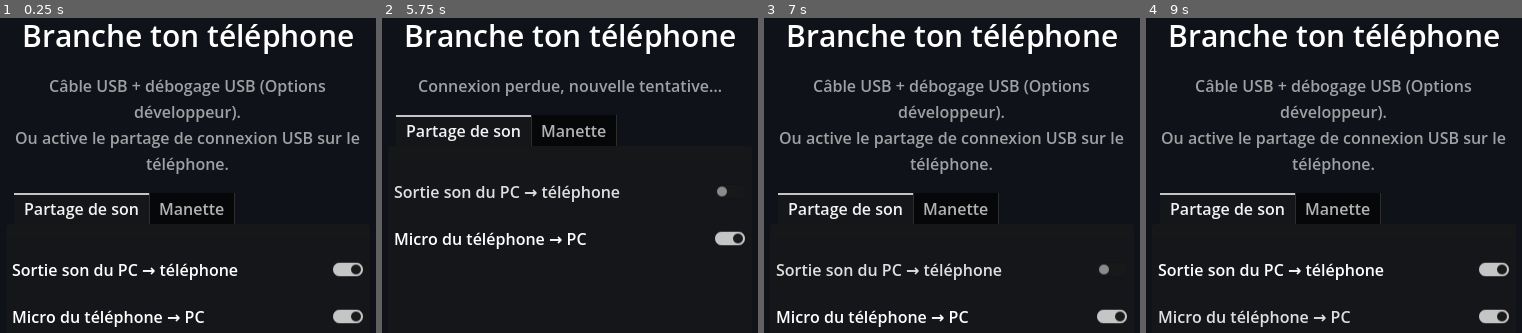
Above: before the commit, frames 1-4 (left to right).
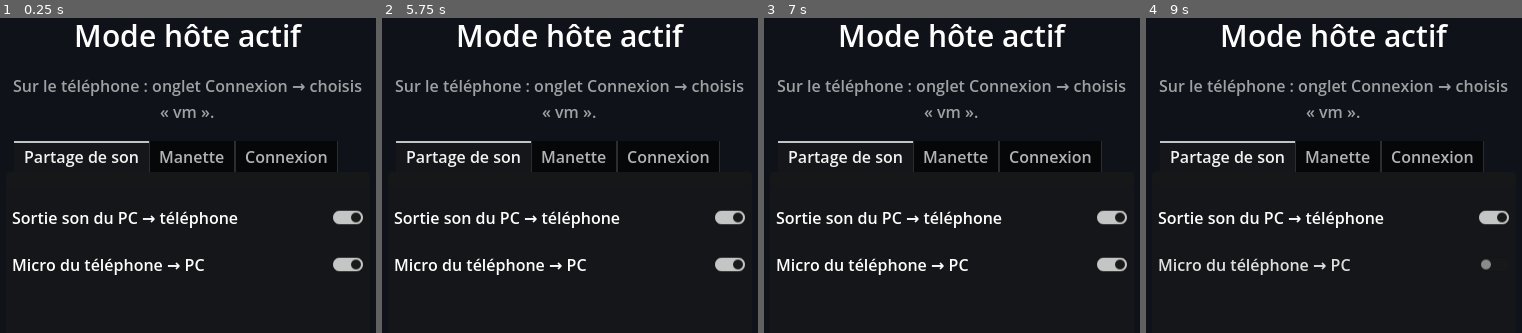
Above: after the commit, the same moments.

Repository: goodview-soft/usb-speaker
Game: Godot game, scene res://main.tscn
Two runs of this game, one before a commit and one after it. Both use one fixed random seed, a clock stepped at 60 frames per second and the inputs below.
Inputs (mouse positions are in pixels of both pictures, inside the frame that each line leads up to):
- Up to frame 1 (0.25 s): no input
- Up to frame 2 (5.75 s): click "Sortie son du PC → téléphone" at 0.5 s; click "Micro du téléphone → PC" at 1.25 s; click "Sortie son du PC → téléphone" at 2 s; click "Micro du téléphone → PC" at 2.75 s; click "Sortie son du PC → téléphone" at 3.5 s; click "Micro du téléphone → PC" at 4.25 s; tap Enter at 5 s; move the mouse to (664, 219) at 5.02 s; click (664, 219) at 5.17 s
- Up to frame 3 (7 s): click "Sortie son du PC → téléphone" at 5.75 s; tap Space at 6.5 s; drag from (869, 273) to (outside the picture) at 6.52 s
- Up to frame 4 (9 s): tap Enter at 7.25, 8.75 s; move the mouse to (1375, 131) at 7.27 s; click (1375, 131) at 7.42 s; tap Space at 8 s; drag from (outside the picture) to (1206, 169) at 8.02 s; move the mouse to (1461, 323) at 8.77 s; click (1461, 323) at 8.92 s

The runs differ from the first frame. In frame 1, 15% of the frame differs, in the area x 3-97%, y 1-99%; in frame 2, 13%; in frame 3, 15%; in frame 4, 15%.

Commit message:
Connexion (Wi-Fi/USB, latence), manette UDP, mode hôte, capteurs d'inclinaison, v1.8.1
Co-Authored-By: Claude Sonnet 5.5 <noreply@anthropic.com>

Diff:
--- a/main.gd
+++ b/main.gd
@@ -6,14 +6,18 @@
 const PORT := 5005
 const RATE := 48000
 const PKG := "fr.goodview.usbspeaker"
-const VERSION := 8  # versionCode de l'APK
-const APP_VERSION := "1.6.0"
+const VERSION := 11  # versionCode de l'APK
+const APP_VERSION := "1.8.1"
 const REPO := "goodview-soft/usb-speaker"
 const T_AUDIO := 1  # PC -> téléphone : PCM s16 stéréo 48 kHz
 const T_MIC := 2  # téléphone -> PC : PCM s16 mono
 const T_HELLO := 3  # téléphone -> PC : u32 fréquence du micro (= connexion acceptée)
 const T_CTRL := 5  # téléphone -> PC : [son du PC voulu, micro envoyé]
 const T_DRIVE := 6  # téléphone -> PC : 4×s16 sticks (LX LY RX RY), u8 LT, u8 RT, u16 boutons
+const BEACON_PORT := PORT + 4  # annonce des PC hôtes (UDP)
+const HOST_PORT := PORT + 5  # connexion téléphone -> PC hôte (TCP)
+const T_PING := 7  # aller-retour (latence) : u32 ms
+const T_PONG := 8
 const T_NAME := 4  # PC -> téléphone : nom du PC (utf8)
 const SINK := "usbspk_out"
 const MIC_SINK := "usbspk_mic_sink"
@@ -89,6 +93,33 @@
 var pad_last := ""
 var drive_t := 0
 var drive_v := [0, 0, 0, 0, 0, 0, 0]
+var link_lbl: Label
+var ip_lbl: Label
+var rtt_lbl: Label
+var net_hint: Label
+var link_opt: OptionButton
+var link_mode := 0  # 0 auto, 1 réseau Wi-Fi, 2 câble USB
+var cur_host := ""
+var rtt_ms := -1
+var ping_sent := 0
+var net_t := 0.0
+var udp_pad := PacketPeerUDP.new()
+var pad_rx := PacketPeerUDP.new()
+var seq_tx := 0
+var seq_rx := -1
+var last_pad_key := ""
+var last_pad_t := 0
+var host_on := true
+var host_srv: TCPServer
+var host_udp := PacketPeerUDP.new()
+var host_t := 0
+var host_check: CheckButton
+var host_rx := PacketPeerUDP.new()
+var hosts := {}
+var host_box: VBoxContainer
+var host_sig := ""
+var out_peer: StreamPeerTCP
+var out_t := 0
 var drive_check: CheckButton
 var sound_check: CheckButton
 var phone_sound := true
@@ -119,6 +150,11 @@
 func _notification(what: int) -> void:
 	if what == NOTIFICATION_WM_CLOSE_REQUEST and not is_phone:
 		_pc_shutdown()
+	elif is_phone and pad_ui != null and (what == NOTIFICATION_APPLICATION_FOCUS_OUT or what == NOTIFICATION_WM_WINDOW_FOCUS_OUT):
+		touches.clear()
+		owned.clear()
+		lstick.release()
+		rstick.release()
 
 
 func _exit_tree() -> void:
@@ -245,6 +281,7 @@
 		mic_check.button_pressed = true
 		p1.add_child(mic_check)
 	_build_drive_tab()
+	_build_net_tab()
 
 
 ## Zone tactile de la manette, placée par fractions de l'écran (centre cx, cy ; taille w, h).
@@ -317,6 +354,152 @@
 		drive_check.text = "Manette virtuelle active"
 		drive_check.button_pressed = true
 		p.add_child(drive_check)
+
+
+func _build_net_tab() -> void:
+	var p := VBoxContainer.new()
+	p.name = "Connexion"
+	p.add_theme_constant_override("separation", 12)
+	tabs.add_child(p)
+	link_lbl = Label.new()
+	link_lbl.add_theme_font_size_override("font_size", 22)
+	link_lbl.autowrap_mode = TextServer.AUTOWRAP_WORD_SMART
+	p.add_child(link_lbl)
+	ip_lbl = Label.new()
+	ip_lbl.autowrap_mode = TextServer.AUTOWRAP_WORD_SMART
+	p.add_child(ip_lbl)
+	rtt_lbl = Label.new()
+	p.add_child(rtt_lbl)
+	net_hint = Label.new()
+	net_hint.modulate = Color(1, 1, 1, 0.6)
+	net_hint.autowrap_mode = TextServer.AUTOWRAP_WORD_SMART
+	p.add_child(net_hint)
+	if is_phone:
+		var hl := Label.new()
+		hl.text = "Ordinateurs disponibles"
+		p.add_child(hl)
+		host_box = VBoxContainer.new()
+		host_box.add_theme_constant_override("separation", 8)
+		p.add_child(host_box)
+	else:
+		host_check = CheckButton.new()
+		host_check.text = "Mode hôte : le téléphone choisit ce PC"
+		var cf := ConfigFile.new()
+		host_check.button_pressed = not (cf.load("user://pref.cfg") == OK and not bool(cf.get_value("pc", "host", true)))
+		host_check.toggled.connect(_set_host)
+		p.add_child(host_check)
+	if not is_phone:
+		var l := Label.new()
+		l.text = "Mode de liaison"
+		p.add_child(l)
+		link_opt = OptionButton.new()
+		for t in ["Auto", "Réseau Wi-Fi", "Câble USB"]:
+			link_opt.add_item(t)
+		link_opt.item_selected.connect(func(i):
+			link_mode = i
+			_reconnect())
+		p.add_child(link_opt)
+	var rb := Button.new()
+	rb.text = "Reconnecter"
+	rb.custom_minimum_size = Vector2(0, 52)
+	rb.pressed.connect(_reconnect)
+	p.add_child(rb)
+
+
+func _bcast_addrs() -> PackedStringArray:
+	var out: PackedStringArray = ["255.255.255.255"]
+	for a in IP.get_local_addresses():
+		if a.contains(".") and not a.begins_with("127.") and not a.begins_with("169.254"):
+			out.append(a.substr(0, a.rfind(".")) + ".255")
+	return out
+
+
+## PC : active/désactive le mode hôte (le PC s'annonce, le téléphone se connecte).
+func _set_host(on: bool) -> void:
+	host_on = on
+	if on and host_srv == null:
+		host_srv = TCPServer.new()
+		host_srv.listen(HOST_PORT)
+		host_udp.set_broadcast_enabled(true)
+	elif not on and host_srv != null:
+		host_srv.stop()
+		host_srv = null
+	var cf := ConfigFile.new()
+	cf.load("user://pref.cfg")
+	cf.set_value("pc", "host", on)
+	cf.save("user://pref.cfg")
+	_reconnect()
+
+
+func _host_tick() -> void:
+	if host_srv == null:
+		return
+	if host_srv.is_connection_available():
+		var np := host_srv.take_connection()
+		if peer != null:
+			_pc_unlink()
+		peer = np
+		peer.set_no_delay(true)
+		rxbuf.clear()
+		wait_t = 0.0
+		name_sent = false
+		cur_host = peer.get_connected_host()
+	var now := Time.get_ticks_msec()
+	if now - host_t > 1000:
+		host_t = now
+		var msg := ("USBSPKHOST|%s" % _pc_name()).to_utf8_buffer()
+		for d in _bcast_addrs():
+			host_udp.set_dest_address(d, BEACON_PORT)
+			host_udp.put_packet(msg)
+
+
+func _reconnect() -> void:
+	if peer != null:
+		peer.disconnect_from_host()
+		if is_phone:
+			peer = null
+			linked = false
+			_set_status("En attente du PC", "Reconnexion…\n" + _my_ips())
+
+
+func _kind(host: String) -> String:
+	if host == "127.0.0.1":
+		return "Câble USB (adb)"
+	if host.begins_with("192.168.42."):
+		return "Câble USB (partage de connexion)"
+	return "Réseau Wi-Fi / local"
+
+
+func _net_tick(delta: float) -> void:
+	net_t -= delta
+	if net_t > 0.0:
+		return
+	net_t = 0.5
+	var connected := peer != null and linked
+	var now := Time.get_ticks_msec()
+	if connected and now - ping_sent > 1000:
+		ping_sent = now
+		var b := PackedByteArray()
+		b.resize(4)
+		b.encode_u32(0, now & 0x7fffffff)
+		_send(T_PING, b)
+	if not connected:
+		rtt_ms = -1
+		link_lbl.text = "Non connecté"
+		ip_lbl.text = _my_ips() if is_phone else ""
+		rtt_lbl.text = ""
+		net_hint.text = "Ouvre USB Speaker sur le PC et le téléphone (même Wi-Fi, ou câble USB)."
+		return
+	var host := peer.get_connected_host() if is_phone else cur_host
+	link_lbl.text = "Liaison : " + _kind(host)
+	ip_lbl.text = ("PC : " if is_phone else "Téléphone : ") + host
+	rtt_lbl.text = "Latence : %d ms" % rtt_ms if rtt_ms >= 0 else "Latence : …"
+	if rtt_ms > 60:
+		net_hint.text = "Liaison lente : rapproche-toi de la box, passe en Wi-Fi 5 GHz ou utilise le câble USB."
+	elif rtt_ms >= 0:
+		net_hint.text = "Liaison correcte."
+	else:
+		net_hint.text = ""
 
 
 func _build_pad_ui() -> void:
@@ -434,6 +617,12 @@
 
 
 func _on_frame(t: int, pl: PackedByteArray) -> void:
+	if t == T_PING:
+		_send(T_PONG, pl)
+		return
+	if t == T_PONG and pl.size() >= 4:
+		rtt_ms = clampi((Time.get_ticks_msec() & 0x7fffffff) - pl.decode_u32(0), 0, 9999)
+		return
 	if is_phone and t == T_AUDIO:
 		_phone_audio(pl)
 	elif not is_phone and t == T_MIC:
@@ -444,11 +633,7 @@
 			p = maxi(p, absi(pl.decode_s16(i)))
 		peak = maxf(peak, p / 32768.0)
 	elif not is_phone and t == T_DRIVE and pl.size() >= 12:
-		drive_v = [pl.decode_s16(0), pl.decode_s16(2), pl.decode_s16(4), pl.decode_s16(6), pl[8], pl[9], pl.decode_u16(10)]
-		drive_t = Time.get_ticks_msec()
-		wheel.steer = drive_v[0] / 32767.0
-		if drive_check.button_pressed:
-			_pad_start()
+		_apply_drive(pl)
 	elif not is_phone and t == T_CTRL and pl.size() >= 2:
 		phone_sound = pl[0] == 1
 		phone_mic = pl[1] == 1
@@ -466,7 +651,9 @@
 		_phone_process()
 	else:
 		_pc_process(delta)
+		_pad_rx()
 		_pad_tick()
+	_net_tick(delta)
 
 
 # ------------------------------------------------------------------ Téléphone
@@ -502,12 +689,15 @@
 		last_pc = str(cf.get_value("pc", "last", ""))
 	server = TCPServer.new()
 	server.listen(PORT)
+	host_rx.bind(BEACON_PORT)
 	beacon.set_broadcast_enabled(true)
 	beacon.set_dest_address("255.255.255.255", PORT + 1)
 	_set_status("En attente du PC", "Lance USB Speaker sur le PC (même réseau Wi-Fi, ou câble USB).\n" + _my_ips())
 
 
 func _phone_process() -> void:
+	_hosts_tick()
+	_out_tick()
 	while server.is_connection_available():
 		var sp := server.take_connection()
 		sp.set_no_delay(true)
@@ -540,6 +730,59 @@
 
 
 ## Connexions entrantes pas encore acceptées : on lit le nom du PC, puis l'utilisateur choisit.
+func _hosts_tick() -> void:
+	var now := Time.get_ticks_msec()
+	while host_rx.get_available_packet_count() > 0:
+		var t := host_rx.get_packet().get_string_from_utf8().split("|")
+		if t.size() >= 2 and t[0] == "USBSPKHOST":
+			hosts[host_rx.get_packet_ip()] = {"name": t[1], "t": now}
+	for ip in hosts.keys():
+		if now - int(hosts[ip]["t"]) > 4000:
+			hosts.erase(ip)
+	var cur := peer.get_connected_host() if peer != null else ""
+	var sig := cur + "|"
+	for ip in hosts:
+		sig += ip + hosts[ip]["name"] + "|"
+	if sig == host_sig:
+		return
+	host_sig = sig
+	for c in host_box.get_children():
+		c.queue_free()
+	if hosts.is_empty():
+		var l := Label.new()
+		l.text = "Aucun PC trouvé. Sur le PC : Connexion → Mode hôte."
+		l.modulate = Color(1, 1, 1, 0.6)
+		l.autowrap_mode = TextServer.AUTOWRAP_WORD_SMART
+		host_box.add_child(l)
+	for ip in hosts:
+		var b := Button.new()
+		b.custom_minimum_size = Vector2(0, 56)
+		b.text = ("✔ " if ip == cur else "") + "%s  (%s)" % [hosts[ip]["name"], ip]
+		b.pressed.connect(_connect_host.bind(ip))
+		host_box.add_child(b)
+
+
+func _connect_host(ip: String) -> void:
+	out_peer = StreamPeerTCP.new()
+	out_peer.connect_to_host(ip, HOST_PORT)
+	out_t = Time.get_ticks_msec()
+	_set_status("Connexion…", ip)
+
+
+func _out_tick() -> void:
+	if out_peer == null:
+		return
+	out_peer.poll()
+	var st := out_peer.get_status()
+	if st == StreamPeerTCP.STATUS_CONNECTED:
+		out_peer.set_no_delay(true)
+		pending.append({"peer": out_peer, "buf": PackedByteArray(), "name": "", "t": Time.get_ticks_msec(), "auto": true})
+		out_peer = null
+	elif st != StreamPeerTCP.STATUS_CONNECTING or Time.get_ticks_msec() - out_t > 3000:
+		out_peer = null
+		_set_status("Connexion impossible", "Vérifie que le mode hôte est actif sur le PC.\n" + _my_ips())
+
+
 func _pending_poll() -> void:
 	var sig := ""
 	for p in pending.duplicate():
@@ -562,7 +805,7 @@
 		if p["name"] == "" and Time.get_ticks_msec() - int(p["t"]) > 2000:
 			p["name"] = "PC"
 		if p["name"] != "":
-			if peer == null and p["name"] == last_pc:
+			if p.get("auto", false) or (peer == null and p["name"] == last_pc):
 				_accept(p)
 				continue
 			sig += "%s|" % p["name"]
@@ -590,6 +833,7 @@
 	peer = p["peer"]
 	rxbuf = p["buf"]
 	last_pc = p["name"]
+	seq_tx = 0
 	var cf := ConfigFile.new()
 	cf.set_value("pc", "last", last_pc)
 	cf.save("user://pref.cfg")
@@ -640,12 +884,14 @@
 func _pc_init() -> void:
 	DisplayServer.window_set_title("USB Speaker")
 	_pc_cleanup_leftovers()
+	_set_host(host_check.button_pressed)
 	for c in [OS.get_environment("USBSPK_ADB"), OS.get_executable_path().get_base_dir() + "/adb",
 			OS.get_environment("HOME") + "/.local/opt/android-sdk/platform-tools/adb"]:
 		if c != "" and FileAccess.file_exists(c):
 			adb_bin = c
 			break
 	lan.bind(PORT + 1)
+	pad_rx.bind(PORT + 3)
 	_set_status("Branche ton téléphone", "Câble USB + débogage USB activé.")
 	th_adb = Thread.new()
 	th_adb.start(_adb_loop)
@@ -717,6 +963,7 @@
 
 
 func _pc_process(delta: float) -> void:
+	_host_tick()
 	if peer != null:
 		if not _read():
 			_pc_unlink()
@@ -729,6 +976,9 @@
 		elif name_sent:
 			_set_status("Téléphone trouvé", "Accepte la connexion sur le téléphone (« Connecter %s »)." % _pc_name())
 		return
+	if host_srv != null:
+		_set_status("Mode hôte actif", "Sur le téléphone : onglet Connexion → choisis « %s »." % _pc_name())
+		return
 	mtx.lock()
 	var st := adb_state
 	var msg := adb_msg
@@ -739,16 +989,20 @@
 			lan_t = Time.get_ticks_msec()
 	if lan_ip != "" and Time.get_ticks_msec() - lan_t > 4000:
 		lan_ip = ""
-	var host := "127.0.0.1"
-	if lan_ip != "":
+	var host := ""
+	if lan_ip != "" and link_mode != 2:
 		host = lan_ip
 		_set_status("Téléphone trouvé…", "Connexion à " + lan_ip)
+	elif link_mode == 1:
+		_set_status("Cherche le téléphone sur le réseau…", "Ouvre USB Speaker sur le téléphone (même Wi-Fi).")
+		return
 	elif st != "ready":
 		_set_status("Branche ton téléphone", msg + "\nOu active le partage de connexion USB sur le téléphone.")
 		var c := _candidates()
 		host = c[cand_i % c.size()]
 		cand_i += 1
 	else:
+		host = "127.0.0.1"
 		_set_status("Téléphone détecté…", "Démarrage de l'app sur le téléphone.")
 	try_t -= delta
 	if try_t <= 0.0:
@@ -757,6 +1011,7 @@
 		rxbuf.clear()
 		wait_t = 0.0
 		name_sent = false
+		cur_host = host
 		peer.connect_to_host(host, PORT)
 
 
@@ -798,6 +1053,7 @@
 	if linked:
 		return
 	linked = true
+	seq_rx = -1
 	phone_sound = true
 	phone_mic = false
 	prev_src = _pa(["get-default-source"])
@@ -917,6 +1173,9 @@
 	if quit:
 		return
 	quit = true
+	if host_srv != null:
+		host_srv.stop()
+		host_srv = null
 	if linked:
 		linked = false
 		_pc_teardown()
@@ -1045,8 +1304,12 @@
 	if not pad_open:
 		if drive_was:
 			drive_was = false
-			_send(T_DRIVE, PackedByteArray([0, 0, 0, 0, 0, 0, 0, 0, 0, 0, 0, 0]))
-		return
+			for i in 3:
+				_send_pad(PackedByteArray([0, 0, 0, 0, 0, 0, 0, 0, 0, 0, 0, 0]), true)
+		return
+	for st in [lstick, rstick]:
+		if st.idx != -1 and not touches.has(st.idx):
+			st.release()
 	drive_was = true
 	var pr := {}
 	for k in touches:
@@ -1071,9 +1334,10 @@
 				pad_hint.text = ""
 		elif gyro_on:
 			var d := wrapf(ang - ang_off, -180.0, 180.0)
+			pad_hint.text = "Volant : %d°" % int(d) if g.length() >= 0.1 else "Capteur d'inclinaison indisponible"
 			var tgt := clampf(d / gyro_range, -1.0, 1.0) * (-1.0 if inv_btn.button_pressed else 1.0)
 			steer_s = lerpf(steer_s, tgt, clampf(delta * 25.0, 0.0, 1.0))
-			lx = steer_s
+			lx = clampf(lstick.v.x + steer_s, -1.0, 1.0)  # le joystick reste utilisable
 	var mask := 0
 	var bits := {"A": 0, "B": 1, "X": 2, "Y": 3, "LB": 4, "RB": 5, "Select": 6, "Start": 7,
 			"DUp": 10, "DDown": 11, "DLeft": 12, "DRight": 13}
@@ -1089,7 +1353,30 @@
 	b[8] = 255 if pr.has("LT") else 0
 	b[9] = 255 if pr.has("RT") else 0
 	b.encode_u16(10, mask)
-	_send(T_DRIVE, b)
+	_send_pad(b)
+
+
+## Manette : UDP (seul le dernier état compte, pas de retard cumulé) ; TCP si tunnel adb.
+func _send_pad(b: PackedByteArray, force := false) -> void:
+	var now := Time.get_ticks_msec()
+	var key := b.hex_encode()
+	if not force and key == last_pad_key and now - last_pad_t < 100:
+		return
+	last_pad_key = key
+	last_pad_t = now
+	if peer == null or not linked:
+		return
+	var host := peer.get_connected_host()
+	if host == "127.0.0.1" or host == "":
+		_send(T_DRIVE, b)
+		return
+	seq_tx = (seq_tx + 1) & 0x7fffffff
+	var p := PackedByteArray()
+	p.resize(4)
+	p.encode_u32(0, seq_tx)
+	p.append_array(b)
+	udp_pad.set_dest_address(host, PORT + 3)
+	udp_pad.put_packet(p)
 
 
 const PAD_PY := """import os, struct, fcntl, sys, time
@@ -1142,6 +1429,26 @@
 """
 
 
+func _apply_drive(pl: PackedByteArray) -> void:
+	drive_v = [pl.decode_s16(0), pl.decode_s16(2), pl.decode_s16(4), pl.decode_s16(6), pl[8], pl[9], pl.decode_u16(10)]
+	drive_t = Time.get_ticks_msec()
+	wheel.steer = drive_v[0] / 32767.0
+	if drive_check.button_pressed:
+		_pad_start()
+
+
+func _pad_rx() -> void:
+	while pad_rx.get_available_packet_count() > 0:
+		var pk := pad_rx.get_packet()
+		if not linked or peer == null or pad_rx.get_packet_ip() != peer.get_connected_host() or pk.size() < 16:
+			continue
+		var sq := pk.decode_u32(0)
+		if sq == seq_rx or (seq_rx >= 0 and ((sq - seq_rx) & 0x7fffffff) >= 0x3fffffff):
+			continue  # doublon ou paquet périmé
+		seq_rx = sq
+		_apply_drive(pk.slice(4))
+
+
 func _pad_start() -> void:
 	if pad_pid > 0 and OS.is_process_running(pad_pid):
 		return
@@ -1172,7 +1479,7 @@
 		pad_io = null
 		return
 	var v: Array = drive_v
-	if Time.get_ticks_msec() - drive_t > 1000:
+	if Time.get_ticks_msec() - drive_t > 500:
 		v = [0, 0, 0, 0, 0, 0, 0]
 		wheel.steer = 0.0
 	var line := "%d %d %d %d %d %d %d" % v
--- a/project.godot
+++ b/project.godot
@@ -19,6 +19,12 @@
 window/stretch/aspect="expand"
 window/handheld/orientation=1
 
+[input_devices]
+
+sensors/enable_accelerometer=true
+sensors/enable_gravity=true
+sensors/enable_gyroscope=true
+
 [rendering]
 
 renderer/rendering_method="gl_compatibility"
Not shown, changed: export_presets.cfg
